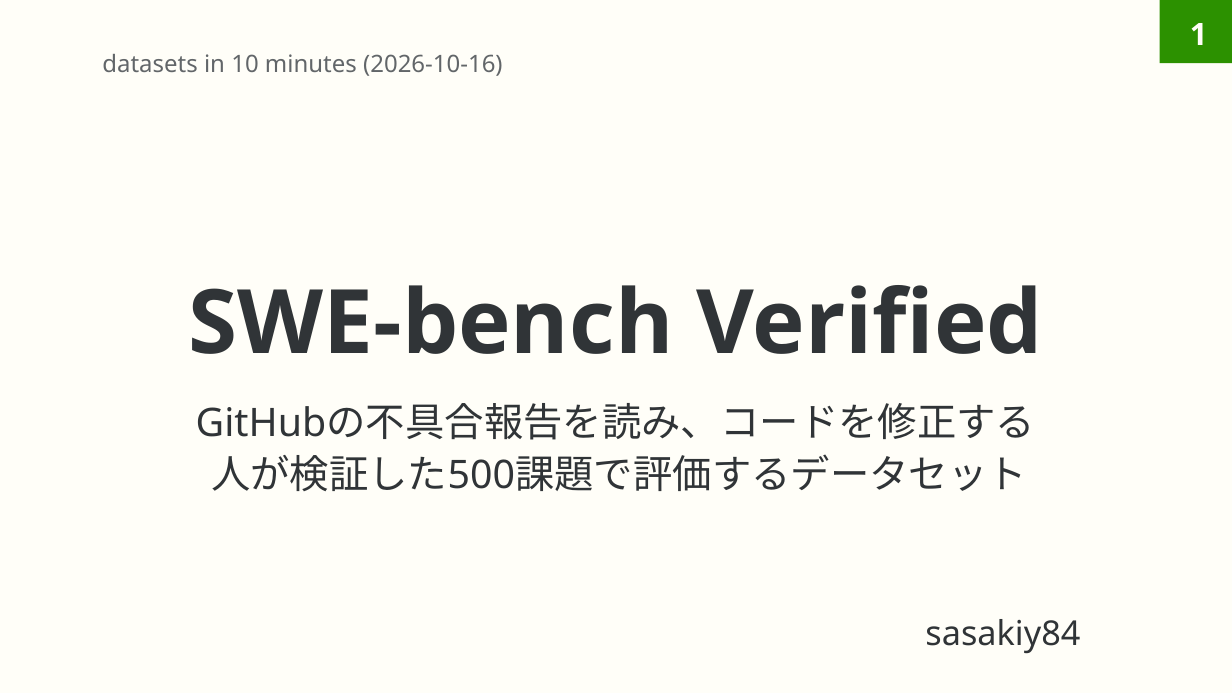
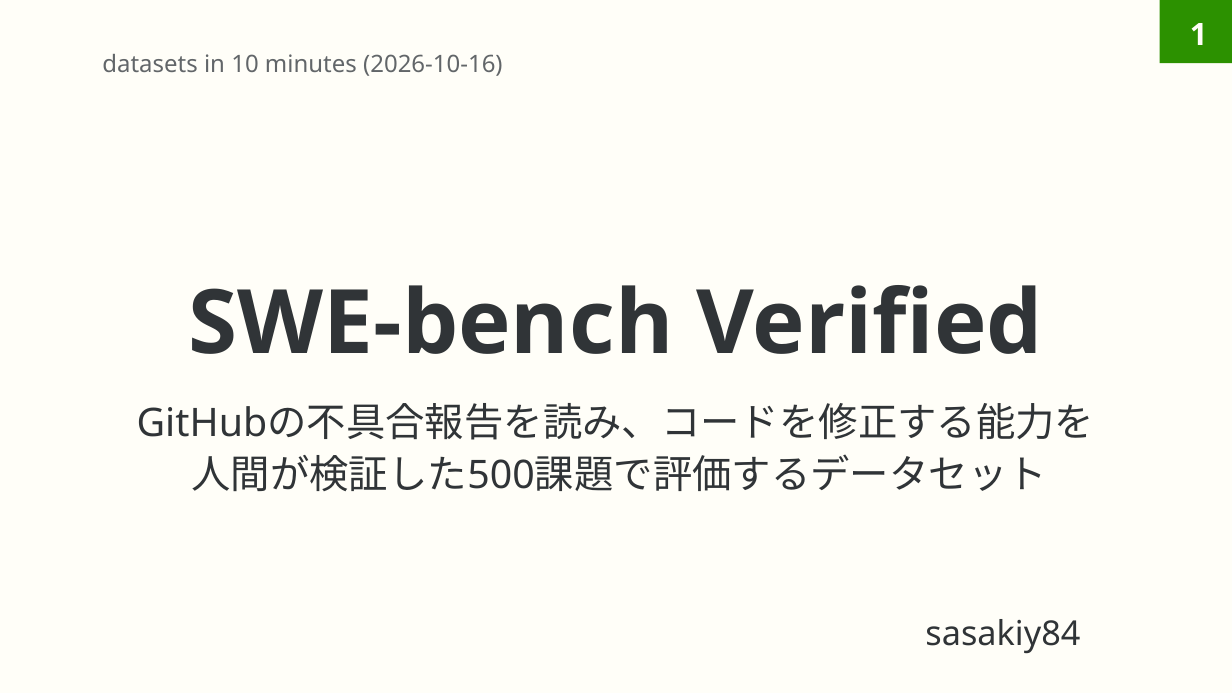
Before and after one commit to sasakiy84/datasets-in-10-minutes, a slide deck: slide 1 of slides/datasets-in-10-minutes-swe-bench-verified.pptx. Drawn at 1232x693 pixels with LibreOffice and Linux fonts; fonts in the diff are those of the drawing. Boxes give left, top, right and bottom in pixels: in the first picture for what was removed or moved away, otherwise in the second. Text is boxed around its words. In the diff, an @@ line names an element or a change of style, - is before the commit and + after.

Commit message:
Proofread swe-bench-verified slides page by page with Gemini

```diff
--- a/slides/datasets-in-10-minutes-swe-bench-verified.pptx
+++ b/slides/datasets-in-10-minutes-swe-bench-verified.pptx
@@ subtitle at bbox=[137, 403, 1095, 491]: text changed @@
-GitHubの不具合報告を読み、コードを修正する
-人が検証した500課題で評価するデータセット
+GitHubの不具合報告を読み、コードを修正する能力を
+人間が検証した500課題で評価するデータセット
```
Also in this commit, not shown: 10 other slides changed, 7 other files.
